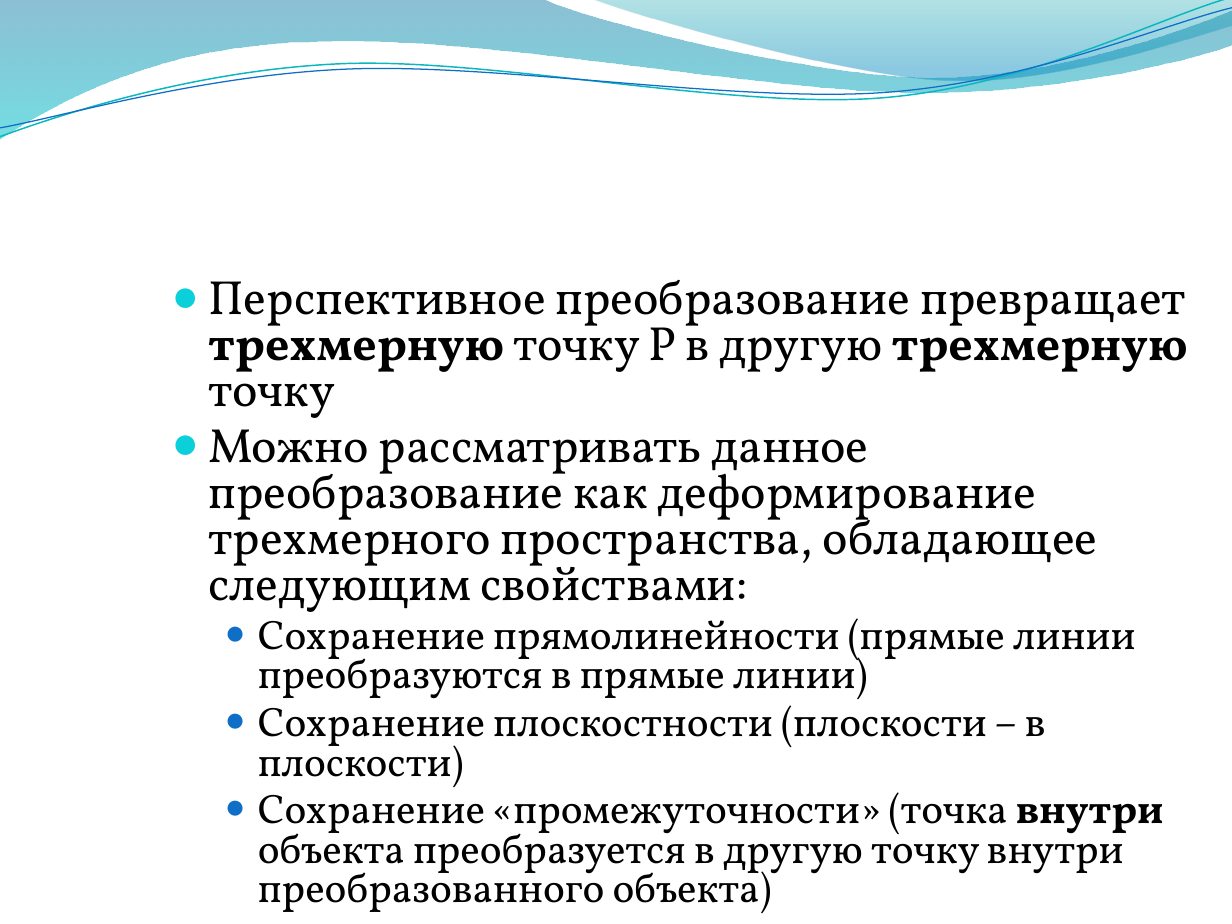
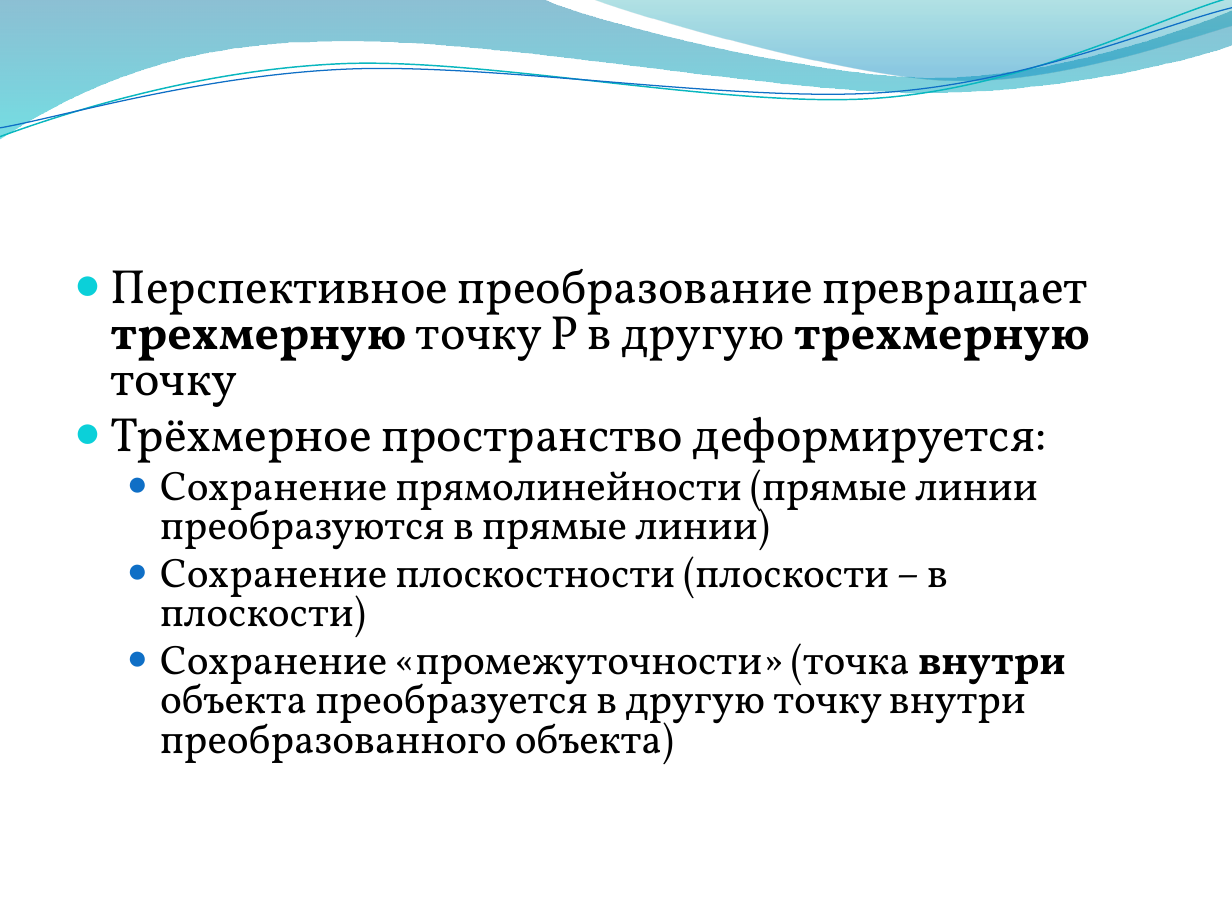
Before and after one commit to alexey-malov/cg-course, a slide deck: slide 143 of lectures/03 - Векторный анализ, трансформации и матрицы.pptx. Drawn at 1232x924 pixels with LibreOffice and Linux fonts; fonts in the diff are those of the drawing; background and template pictures are left out. Boxes give left, top, right and bottom in pixels: in the first picture for what was removed or moved away, otherwise in the second. Text is boxed around its words. In the diff, an @@ line names an element or a change of style, - is before the commit and + after.

```diff
--- a/lectures/03 - Векторный анализ, трансформации и матрицы.pptx
+++ b/lectures/03 - Векторный анализ, трансформации и матрицы.pptx
@@ text "Перспективное преобразование превращает трехмерную точку ...": place and size @@
-text "Перспективное преобразование превращает трехмерную точку ..." at (208,280,1188,913)
+text "Перспективное преобразование превращает трехмерную точку ..." at (111,269,1090,764)
@@ text at (111,405,1047,473): text changed @@
-● Можно рассматривать данное преобразование как деформирование трехмерного пространства, обладающее следующим свойствами:
+● Трёхмерное пространство деформируется:
```
Also in this commit, not shown: 19 other slides changed, 1 slide removed.
